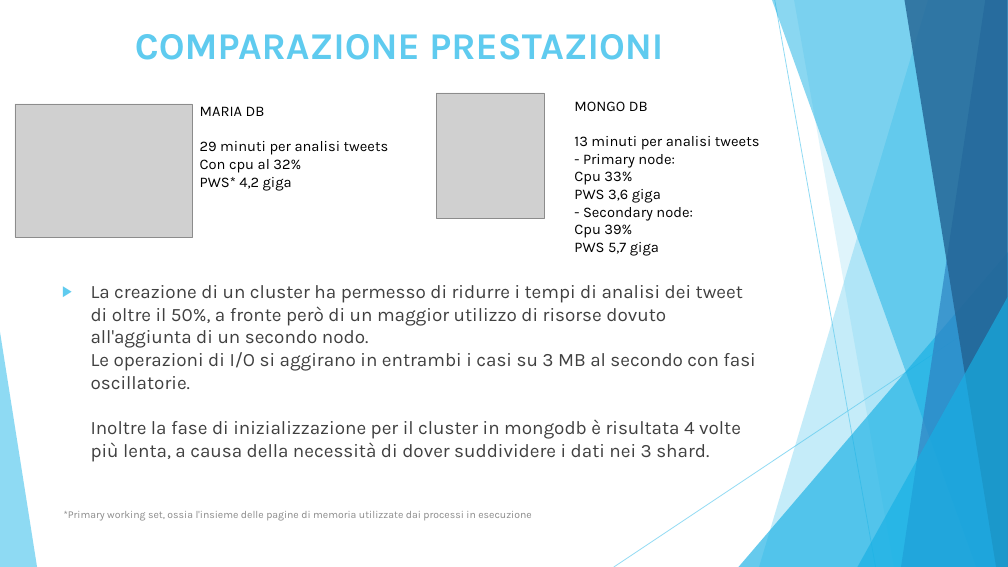
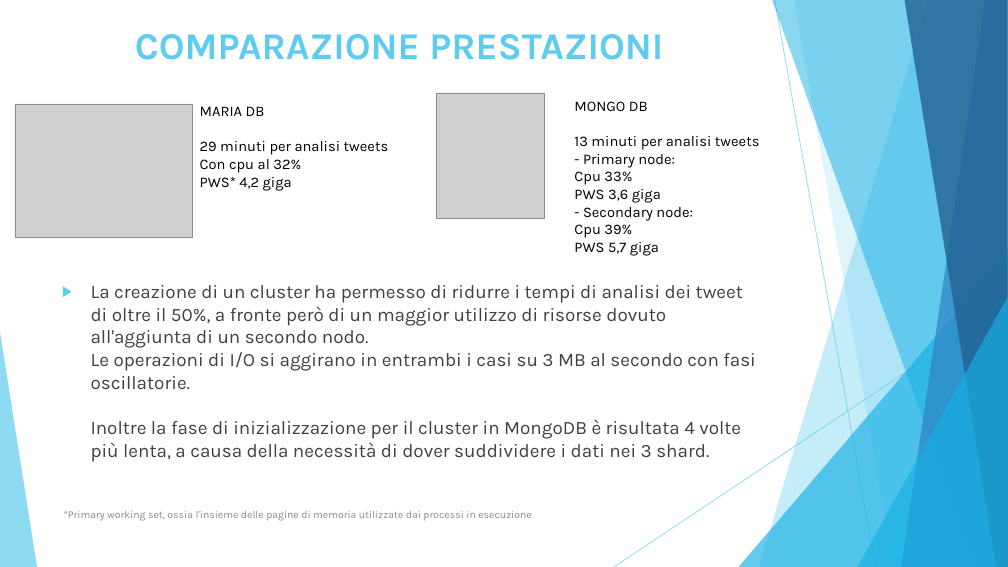
Before and after one commit to moamedterzo/MAADB, a slide deck: slide 30 of Docs/Presentazione.PPTX (slide 29 before the commit). Drawn at 1008x567 pixels with LibreOffice and Linux fonts; fonts in the diff are those of the drawing; grey boxes stand for pictures. Boxes give left, top, right and bottom in pixels: in the first picture for what was removed or moved away, otherwise in the second. Text is boxed around its words. In the diff, an @@ line names an element or a change of style, - is before the commit and + after.

Commit message:
presentazione

```diff
--- a/Docs/Presentazione.PPTX
+++ b/Docs/Presentazione.PPTX
@@ text at box(91, 285, 755, 462): text changed @@
-▶ La creazione di un cluster ha permesso di ridurre i tempi di analisi dei tweet di oltre il 50%, a fronte però di un maggior utilizzo di risorse dovuto all'aggiunta di un secondo nodo.
-  Le operazioni di I/O si aggirano in entrambi i casi su 3 MB al secondo con fasi oscillatorie.
-  Inoltre la fase di inizializzazione per il cluster in mongodb è risultata 4 volte più lenta, a causa della necessità di dover suddividere i dati nei 3 shard.
+▶ La creazione di un cluster ha permesso di ridurre i tempi di analisi dei tweet di oltre il 50%, a fronte però di un maggior utilizzo di risorse dovuto all'aggiunta di un secondo nodo.
+  Le operazioni di I/O si aggirano in entrambi i casi su 3 MB al secondo con fasi oscillatorie.
+  Inoltre la fase di inizializzazione per il cluster in MongoDB è risultata 4 volte più lenta, a causa della necessità di dover suddividere i dati nei 3 shard.
```
Also in this commit, not shown: 4 other slides changed, 1 slide added.
